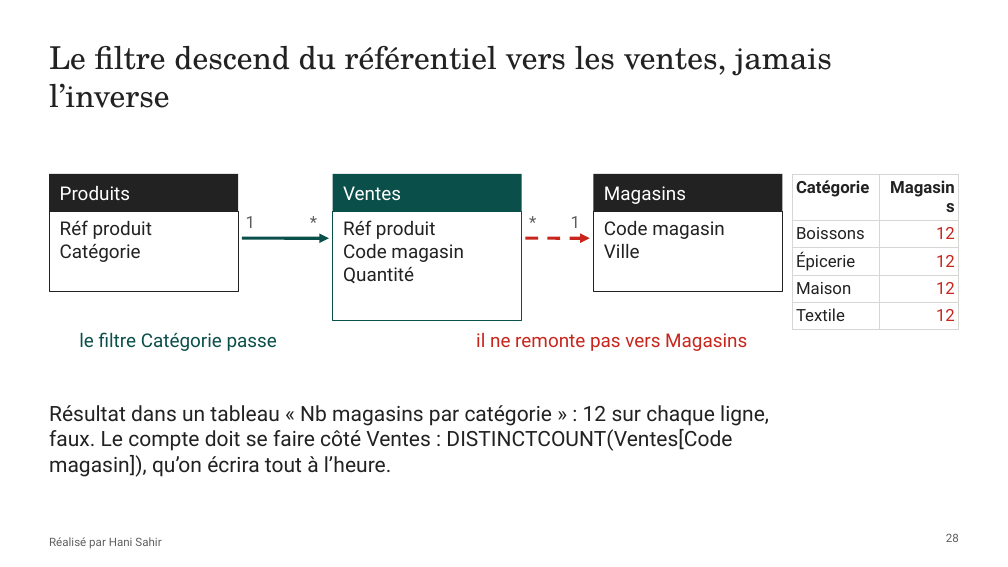
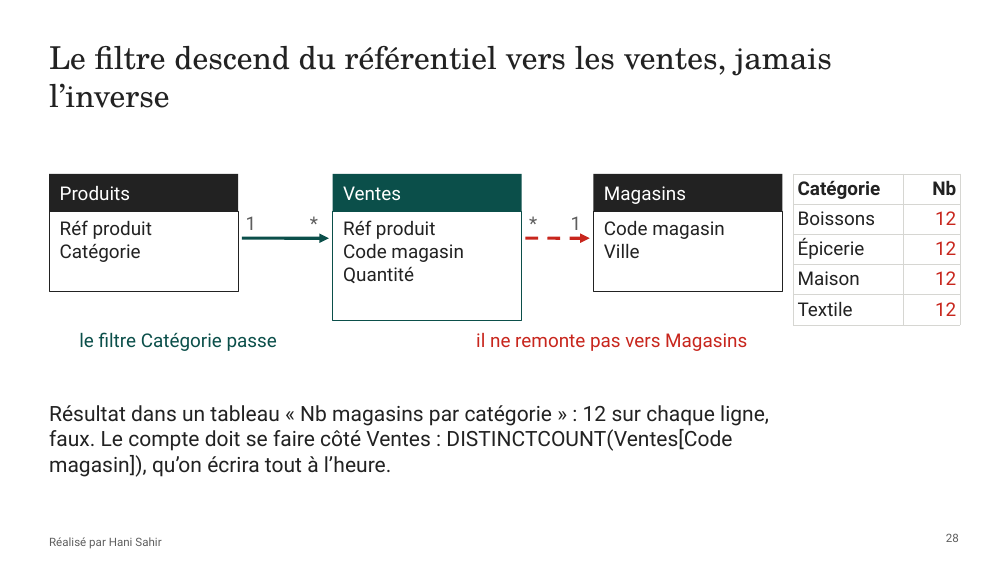
Before and after one commit to Hani2308/Pres_powerbi, a slide deck: slide 28 of formation-powerbi/01_presentation/Initiation_Power_BI.pptx. Drawn at 1008x567 pixels with LibreOffice and Linux fonts; fonts in the diff are those of the drawing. Boxes give left, top, right and bottom in pixels: in the first picture for what was removed or moved away, otherwise in the second. Text is boxed around its words. In the diff, an @@ line names an element or a change of style, - is before the commit and + after.

```diff
--- a/formation-powerbi/01_presentation/Initiation_Power_BI.pptx
+++ b/formation-powerbi/01_presentation/Initiation_Power_BI.pptx
@@ table at (794,174,960,320) @@
-row 1, column 2: Magasins
+row 1, column 2: Nb
@@ size 16 to 18 pt @@
@@ size 16 to 18 pt in 4 elements at (246,216,257,230), (571,216,582,236), (310,212,333,250), (529,212,552,250) @@
```
Also in this commit, not shown: 6 other slides changed, 10 other files.
